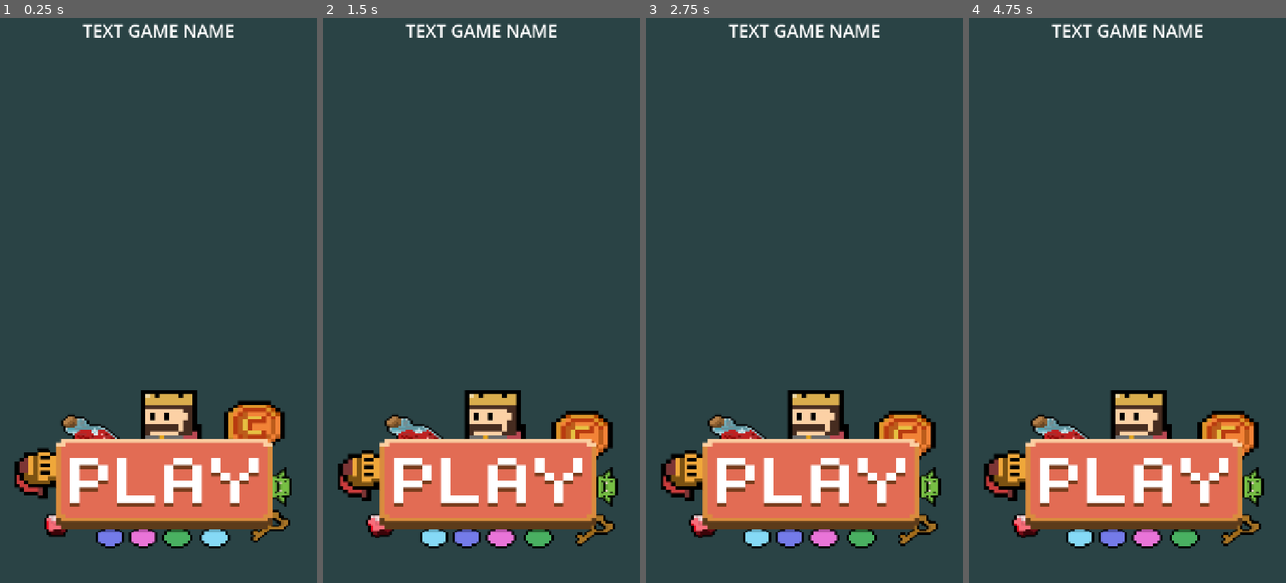
Above: before the commit, frames 1-4 (left to right).
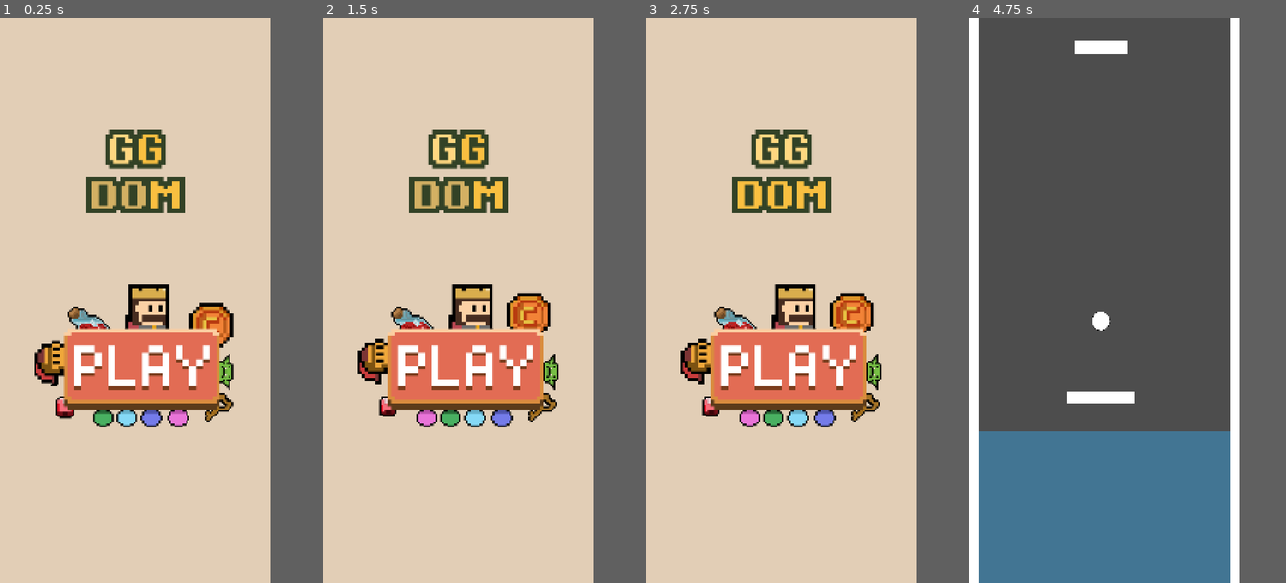
Above: after the commit, the same moments.

Repository: edseguu/gameRandom
Game: Godot game, scene res://start.tscn
Same seed, same stepped clock (60 frames per second), same inputs: the game is played once before the commit and once after it.
Inputs (mouse positions are in pixels of both pictures, inside the frame that each line leads up to):
- Up to frame 1 (0.25 s): no input
- Up to frame 2 (1.5 s): move the mouse to (551, 272) at 0.52 s; click (551, 272) at 0.67 s; drag from (418, 328) to (465, 413) at 1.27 s
- Up to frame 3 (2.75 s): move the mouse to (836, 176) at 2.02 s; click (836, 176) at 2.17 s
- Up to frame 4 (4.75 s): drag from (1111, 413) to (1032, 215) at 2.77 s; move the mouse to (1222, 385) at 3.52 s; click (1222, 385) at 3.67 s; drag from (1032, 215) to (1079, 159) at 4.27 s
In our replay, the window is 450x800 before the commit and 384x800 after it. These sizes can differ from the game's own. Grey fills any space a smaller window leaves; there, only what the larger window draws over its background counts as a difference.

The runs differ from the first frame. In frame 1, 86% of the frame differs, in the area x 0-92%, y 0-100%; in frame 2, 86%; in frame 3, 86%; in frame 4, 86%, in the area x 0-94%, y 0-100%.

Commit message:
[Sart] mejoras en UI, añade sprite de nombre

Diff:
--- a/ping_pong.tscn
+++ b/ping_pong.tscn
@@ -33,7 +33,7 @@
 size = Vector2(147.283, 12.9138)
 
 [sub_resource type="RectangleShape2D" id="RectangleShape2D_4mbhn"]
-size = Vector2(24, 1280)
+size = Vector2(24, 1504)
 
 [sub_resource type="CanvasTexture" id="CanvasTexture_y4i01"]
 
@@ -70,7 +70,6 @@
 
 [node name="CollisionShape2D" type="CollisionShape2D" parent="player"]
 position = Vector2(-0.689758, -4.6875)
-scale = Vector2(1, 1)
 shape = SubResource("RectangleShape2D_xpy1r")
 
 [node name="Sprite2D" type="Sprite2D" parent="player"]
@@ -87,7 +86,7 @@
 anchor_right = 1.0
 anchor_bottom = 1.0
 offset_left = 24.0
-offset_top = -168.0
+offset_top = -404.0
 offset_right = -24.0
 grow_horizontal = 2
 grow_vertical = 0
@@ -122,21 +121,21 @@
 collision_layer = 4
 
 [node name="ParedIzquierda" type="CollisionShape2D" parent="Walls"]
-position = Vector2(12, 640)
+position = Vector2(12, 752)
 shape = SubResource("RectangleShape2D_4mbhn")
 
 [node name="Sprite2D" type="Sprite2D" parent="Walls/ParedIzquierda"]
-position = Vector2(4.76837e-07, 3.05176e-05)
-scale = Vector2(24, 1280)
+position = Vector2(4.76837e-07, 48)
+scale = Vector2(24, 1600)
 texture = SubResource("CanvasTexture_y4i01")
 
 [node name="ParedDerecha" type="CollisionShape2D" parent="Walls"]
-position = Vector2(708, 640)
+position = Vector2(708, 752)
 shape = SubResource("RectangleShape2D_4mbhn")
 
 [node name="Sprite2D" type="Sprite2D" parent="Walls/ParedDerecha"]
-position = Vector2(4.76837e-07, 3.05176e-05)
-scale = Vector2(24, 1280)
+position = Vector2(4.76837e-07, 48)
+scale = Vector2(24, 1600)
 texture = SubResource("CanvasTexture_y4i01")
 
 [connection signal="body_entered" from="Pelota" to="Pelota" method="_on_body_entered"]
--- a/project.godot
+++ b/project.godot
@@ -17,7 +17,7 @@
 [display]
 
 window/size/viewport_width=720
-window/size/viewport_height=1280
+window/size/viewport_height=1500
 window/stretch/mode="canvas_items"
 window/stretch/aspect="expand"
 window/handheld/orientation=1
--- a/start.tscn
+++ b/start.tscn
@@ -1,10 +1,47 @@
-[gd_scene load_steps=10 format=3 uid="uid://c3nmf1ybt6w2y"]
+[gd_scene load_steps=16 format=3 uid="uid://c3nmf1ybt6w2y"]
 
+[ext_resource type="Texture2D" uid="uid://dav7hwobjks27" path="res://assets/start/gameName.png" id="1_1n0d2"]
 [ext_resource type="Script" uid="uid://cdwb52cw3u2g6" path="res://touch_screen_button.gd" id="2_1n0d2"]
 [ext_resource type="Texture2D" uid="uid://cad4yr6nx5rbj" path="res://assets/start/button_play.png" id="2_qn1rc"]
 
 [sub_resource type="CanvasTexture" id="CanvasTexture_qn1rc"]
 specular_color = Color(0.66851, 0.628042, 0.934779, 1)
+
+[sub_resource type="AtlasTexture" id="AtlasTexture_g38d0"]
+atlas = ExtResource("1_1n0d2")
+region = Rect2(0, 0, 130, 111)
+
+[sub_resource type="AtlasTexture" id="AtlasTexture_pob1m"]
+atlas = ExtResource("1_1n0d2")
+region = Rect2(130, 0, 130, 111)
+
+[sub_resource type="AtlasTexture" id="AtlasTexture_gophc"]
+atlas = ExtResource("1_1n0d2")
+region = Rect2(260, 0, 130, 111)
+
+[sub_resource type="AtlasTexture" id="AtlasTexture_p0nl4"]
+atlas = ExtResource("1_1n0d2")
+region = Rect2(390, 0, 130, 111)
+
+[sub_resource type="SpriteFrames" id="SpriteFrames_da165"]
+animations = [{
+"frames": [{
+"duration": 1.0,
+"texture": SubResource("AtlasTexture_g38d0")
+}, {
+"duration": 1.0,
+"texture": SubResource("AtlasTexture_pob1m")
+}, {
+"duration": 1.0,
+"texture": SubResource("AtlasTexture_gophc")
+}, {
+"duration": 1.0,
+"texture": SubResource("AtlasTexture_p0nl4")
+}],
+"loop": true,
+"name": &"default",
+"speed": 10.0
+}]
 
 [sub_resource type="CanvasTexture" id="CanvasTexture_ots34"]
 specular_color = Color(0.467965, 0.435137, 0.325702, 1)
@@ -52,50 +89,60 @@
 anchors_preset = 15
 anchor_right = 1.0
 anchor_bottom = 1.0
-offset_right = 1.0
 grow_horizontal = 2
 grow_vertical = 2
 size_flags_vertical = 0
 
 [node name="back" type="Sprite2D" parent="Control"]
-modulate = Color(0.164166, 0.260944, 0.269128, 1)
-position = Vector2(359.75, 639.25)
-scale = Vector2(720.5, 1279.5)
+modulate = Color(0.887624, 0.808676, 0.715136, 1)
+position = Vector2(359.75, 828.75)
+scale = Vector2(720.5, 1658.5)
 texture = SubResource("CanvasTexture_qn1rc")
 
-[node name="Control_button_play" type="Control" parent="."]
-layout_mode = 3
+[node name="CanvasLayer" type="CanvasLayer" parent="."]
+
+[node name="PanelContainer" type="PanelContainer" parent="."]
+self_modulate = Color(1, 1, 1, 0)
 anchors_preset = 15
 anchor_right = 1.0
 anchor_bottom = 1.0
-offset_top = 448.0
 grow_horizontal = 2
 grow_vertical = 2
-size_flags_vertical = 4
 
-[node name="ButtonPlay" type="TouchScreenButton" parent="Control_button_play"]
-position = Vector2(131, 516)
-scale = Vector2(476, 189)
+[node name="VBoxContainer" type="VBoxContainer" parent="PanelContainer"]
+layout_mode = 2
+size_flags_horizontal = 4
+theme_override_constants/separation = 300
+alignment = 1
+
+[node name="PanelContainer" type="PanelContainer" parent="PanelContainer/VBoxContainer"]
+layout_mode = 2
+size_flags_horizontal = 0
+
+[node name="AnimatedSprite2D" type="AnimatedSprite2D" parent="PanelContainer/VBoxContainer/PanelContainer"]
+position = Vector2(7.62939e-06, -194)
+scale = Vector2(2, 2)
+sprite_frames = SubResource("SpriteFrames_da165")
+autoplay = "default"
+frame = 3
+frame_progress = 0.993703
+
+[node name="Control_button_play" type="Control" parent="PanelContainer/VBoxContainer"]
+layout_mode = 2
+size_flags_horizontal = 4
+
+[node name="ButtonPlay" type="TouchScreenButton" parent="PanelContainer/VBoxContainer/Control_button_play"]
+position = Vector2(-180, -68)
+scale = Vector2(396, 184)
 texture_normal = SubResource("CanvasTexture_ots34")
 script = ExtResource("2_1n0d2")
 
-[node name="AnimatedSprite2D" type="AnimatedSprite2D" parent="Control_button_play"]
-position = Vector2(348.25, 573)
-scale = Vector2(1.78134, 1.41667)
+[node name="AnimatedSprite2D" type="AnimatedSprite2D" parent="PanelContainer/VBoxContainer/Control_button_play"]
+position = Vector2(0, -4)
+scale = Vector2(1.5, 1.5)
 sprite_frames = SubResource("SpriteFrames_4a3qj")
 autoplay = "default"
-frame_progress = 0.383014
+frame = 2
+frame_progress = 0.360567
 
-[node name="Label" type="Label" parent="."]
-anchors_preset = 5
-anchor_left = 0.5
-anchor_right = 0.5
-offset_left = -172.5
-offset_right = 172.5
-offset_bottom = 55.0
-grow_horizontal = 2
-size_flags_vertical = 1
-theme_override_font_sizes/font_size = 40
-text = "TEXT GAME NAME"
-
-[connection signal="pressed" from="Control_button_play/ButtonPlay" to="Control_button_play/ButtonPlay" method="_on_pressed"]
+[connection signal="pressed" from="PanelContainer/VBoxContainer/Control_button_play/ButtonPlay" to="PanelContainer/VBoxContainer/Control_button_play/ButtonPlay" method="_on_pressed"]
--- a/topos.tscn
+++ b/topos.tscn
@@ -26,7 +26,6 @@
 
 [node name="CollisionShape2D" type="CollisionShape2D" parent="player_topo"]
 position = Vector2(-0.689758, -4.6875)
-scale = Vector2(1, 1)
 shape = SubResource("RectangleShape2D_4x57a")
 
 [node name="Sprite2D" type="Sprite2D" parent="player_topo"]
--- a/touch_screen_button.gd
+++ b/touch_screen_button.gd
@@ -12,4 +12,4 @@
 
 
 func _on_pressed() -> void:
-	print("OK")
+	get_tree().change_scene_to_file("res://ping_pong.tscn")
Binary file added: assets/start/gameName.aseprite
Binary file added: assets/start/gameName.png
Not shown, added: assets/start/gameName.png.import
Not shown, changed: export_presets.cfg
Not shown, added: pryectoRandom.apk
Not shown, added: pryectoRandom.apk.idsig
